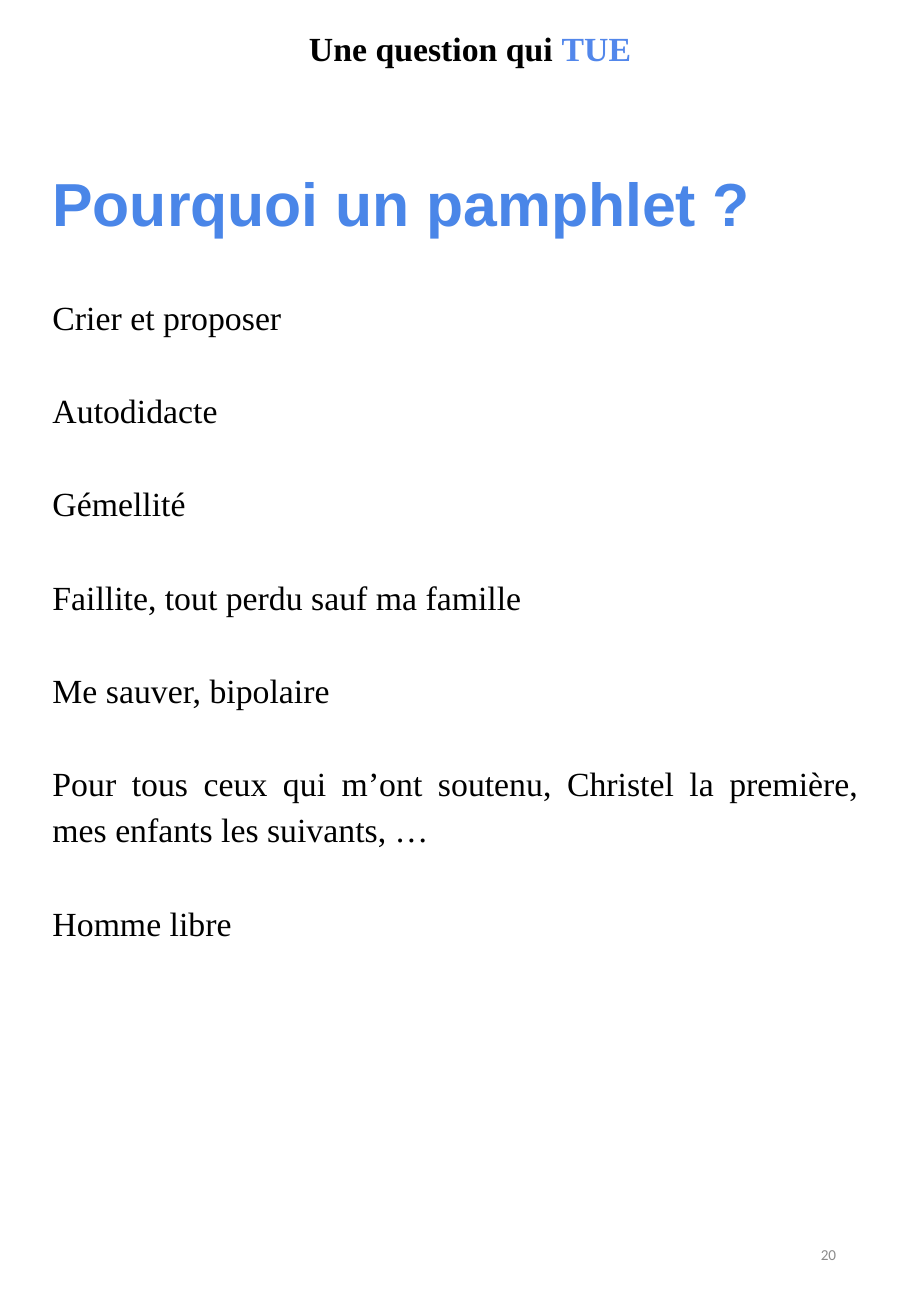
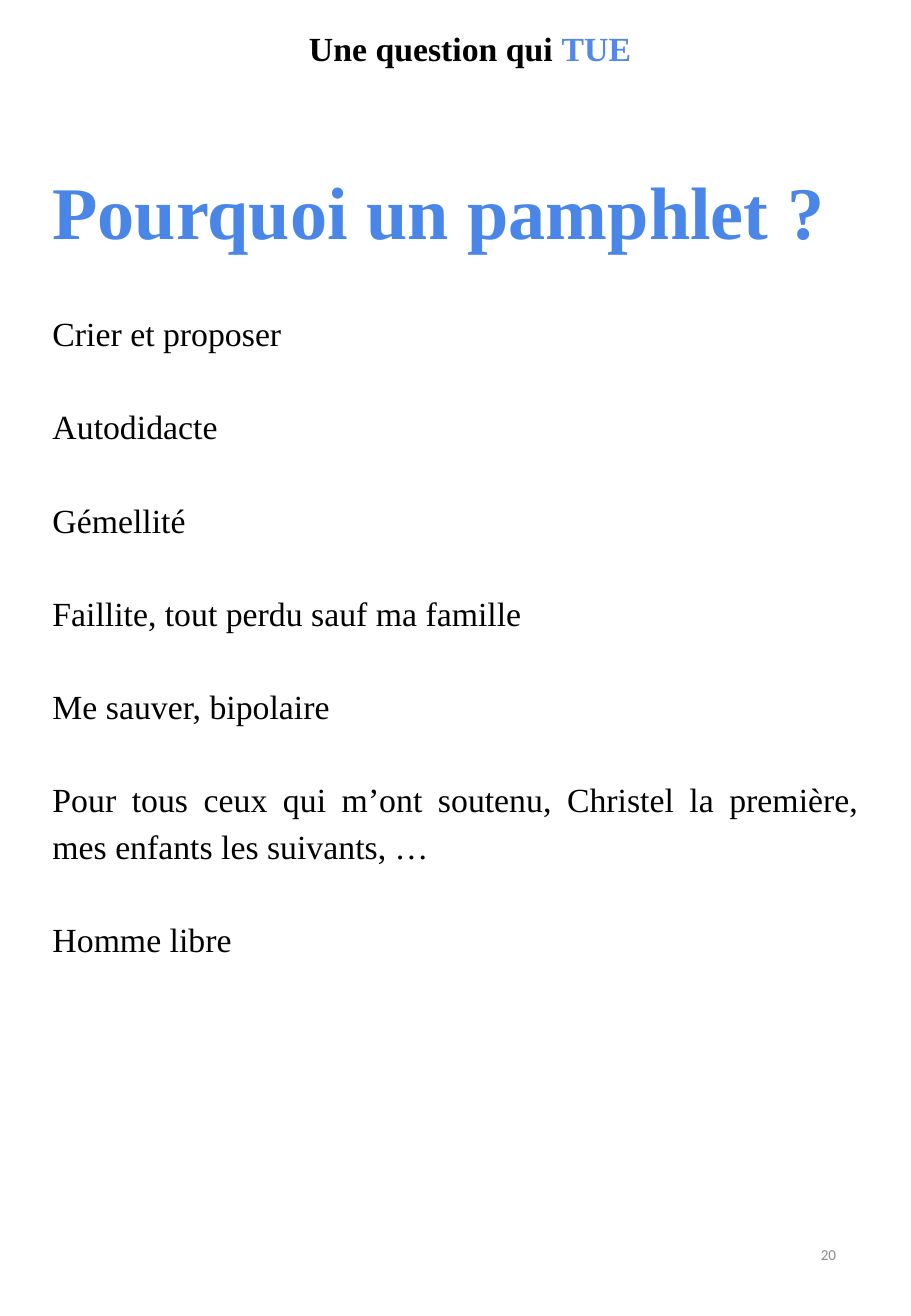
Before and after one commit to BenjaminLOUIS84/e_commerce, a slide deck: slide 20 of e_commerce/public/ppsx/tome0.ppsx. Drawn at 911x1316 pixels with LibreOffice and Linux fonts; fonts in the diff are those of the drawing. Boxes give left, top, right and bottom in pixels: in the first picture for what was removed or moved away, otherwise in the second. Text is boxed around its words. In the diff, an @@ line names an element or a change of style, - is before the commit and + after.

```diff
--- a/e_commerce/public/ppsx/tome0.ppsx
+++ b/e_commerce/public/ppsx/tome0.ppsx
@@ text at box(52, 187, 769, 254): size 36 to 44 pt, font Arial to Times New Roman in "Pourquoi un pamphlet ?" @@
```
Also in this commit, not shown: 1 other slide changed, 2 other files.
